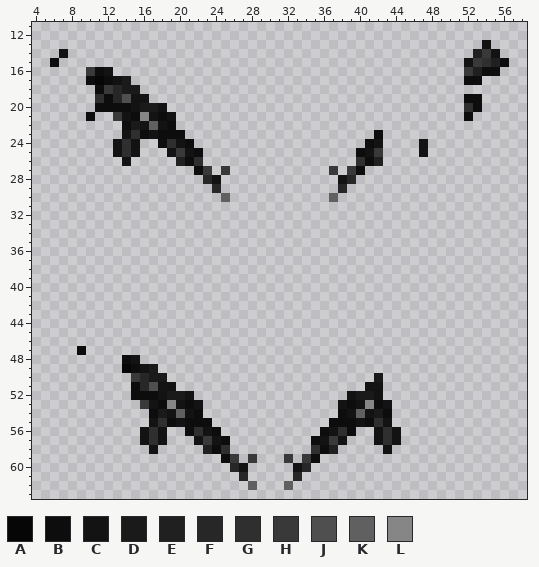
Two states of a pixel-art sprite, Resources/Textures/_Sunrise/Objects/Weapons/Guns/Rifles/akms/tiny.rsi/inhand-right.png. Above is the file before it was changed.
The file is 64x64 pixels. Colours within 5 levels of each other are drawn and written as one. Shown: x 4..58, y 11..63.
Palette (. is transparent): A #060606  B #0d0d0d  C #131313  D #1a1a1a  E #202020  F #272727  G #2f2f2f  H #393939  J #4f4f4f  K #606060  L #868686
And afterwards:
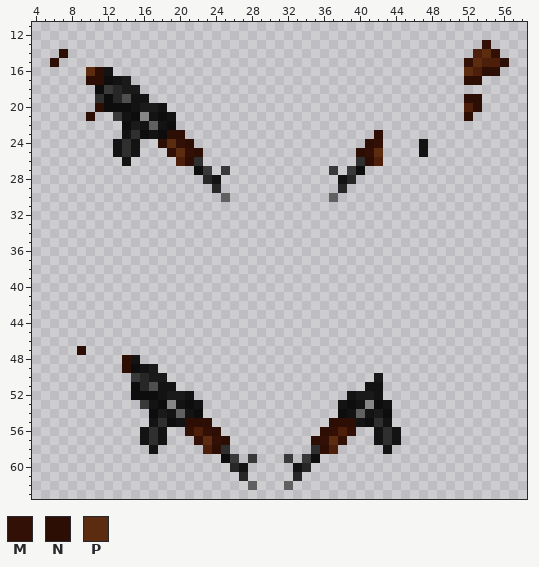
Colours new in this view: M #321006  N #2c0e04  P #5b2c0f
What changed:
colour E: #202020 -> #4d1f0b
Changed rows in their new state; - is a pixel that keeps its letter.
first column x 6:
13 ------------------------------------------------M--
14 -N----------------------------------------------PM-
15 N---------------------------------------------MPE-N
16 ----PN----------------------------------------P-NN-
17 ----NN----------------------------------------NN---
19 ----------------------------------------------NN---
20 -----N----------------------------------------EN---
21 ----N-----------------------------------------N----
23 -------------NN---------------------N--------------
24 ------------NPMN-------------------NM--------------
25 -------------MPMN-----------------NMP--------------
26 ---------------N-------------------N---------------
first column x 9:
47 N-----
48 -----N
49 -----N
first column x 21:
55 NNN-------------NNN
56 MEMN-----------NMEM
57 -MPMN---------NMPM-
58 ---N-----------N---
Changed places in both pictures, as pixel boxes (x1, y1, x2, y2):
changed: (464, 40, 509, 121)
changed: (50, 49, 104, 121)
changed: (158, 130, 203, 166)
changed: (356, 130, 383, 166)
changed: (77, 346, 86, 355)
changed: (122, 355, 131, 373)
changed: (185, 418, 230, 454)
changed: (311, 418, 356, 454)
